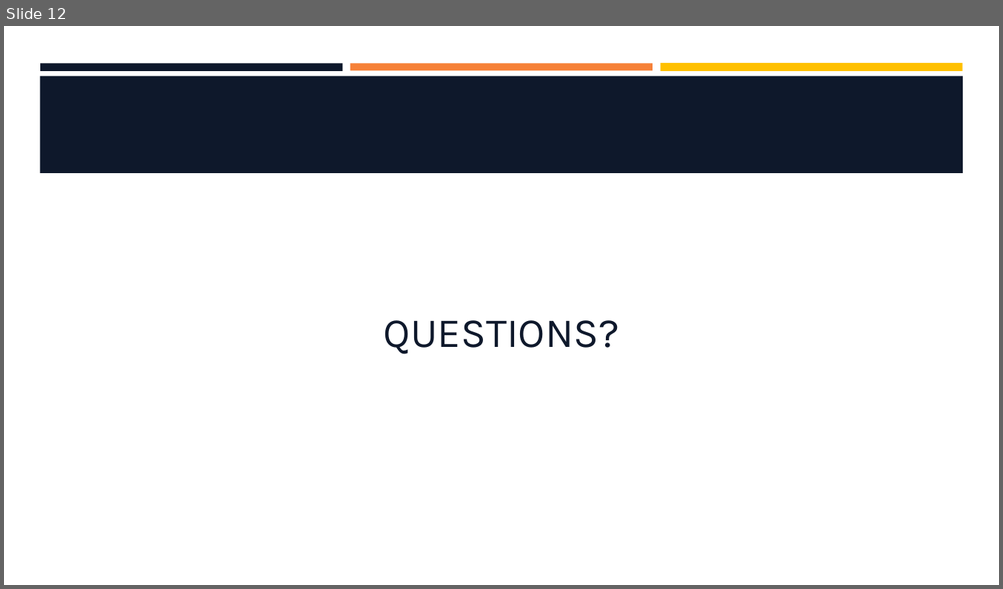
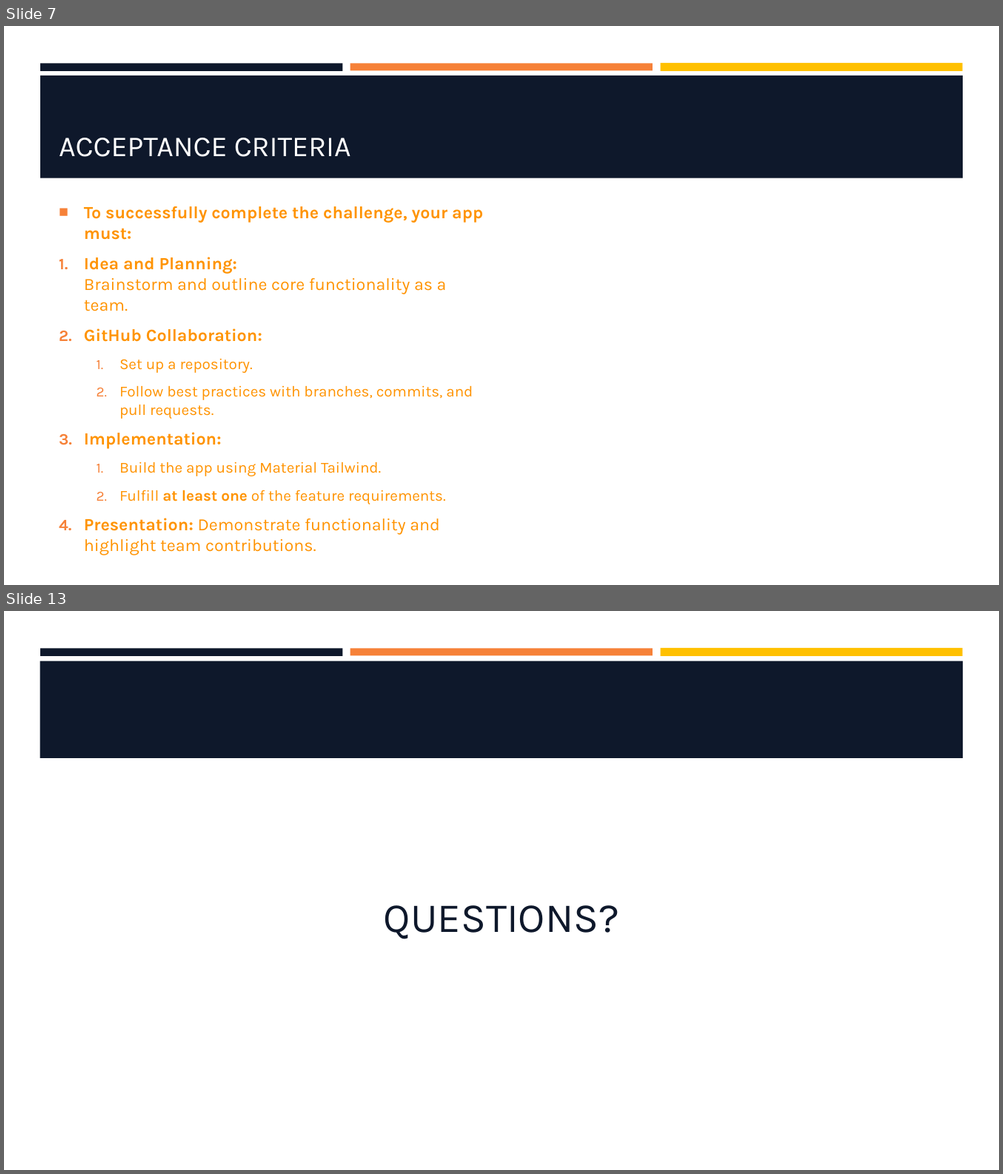
Before and after one commit to hawkeye1900/SBC-Sept24, a slide deck: week-10/W10-S3-TailwindGroupChallenge/W10-S3-TailwindGroupChallenge.pptx. Shown one above the other, each under a label of ours: slide 12 before the commit, slides 7 and 13 after it; the slides between them are not shown. The pictures are 1003x589 and 1003x1174 pixels, drawn with LibreOffice and Linux fonts; fonts in the diff are those of the drawing; background and template pictures are left out. Boxes give left, top, right and bottom in pixels: in the first picture for what was removed or moved away, otherwise in the second. Text is boxed around its words. In the diff, an @@ line names an element or a change of style, - is before the commit and + after.

Commit message:
Added Challenge and Presentation to W10-S3

```diff
--- a/week-10/W10-S3-TailwindGroupChallenge/W10-S3-TailwindGroupChallenge.pptx
+++ b/week-10/W10-S3-TailwindGroupChallenge/W10-S3-TailwindGroupChallenge.pptx
@@ slide 7 added at [4,26,999,585], background #FFFFFF; not listed: 3 template elements that a slide beside it also shows @@
@@ rectangle added at [40,76,963,178], fill #0E182B @@
@@ title added at [59,138,351,157], 28 pt, text #FFFFFF @@
+ACCEPTANCE CRITERIA
@@ text added at [84,207,483,556], 16.6 pt, text #FF9300 @@
+■ To successfully complete the challenge, your app must:
+1. Idea and Planning:
+   Brainstorm and outline core functionality as a team.
+2. GitHub Collaboration:
+  1. Set up a repository.
+  2. Follow best practices with branches, commits, and pull requests.
+3. Implementation:
+  1. Build the app using Material Tailwind.
+  2. Fulfill at least one of the feature requirements.
+4. Presentation: Demonstrate functionality and highlight team contributions.
@@ what was slide 12 is now slide 13 @@
```
Also in this commit, not shown: 3 slides changed, 8 other slides added, 8 slides removed, 2 other files.
